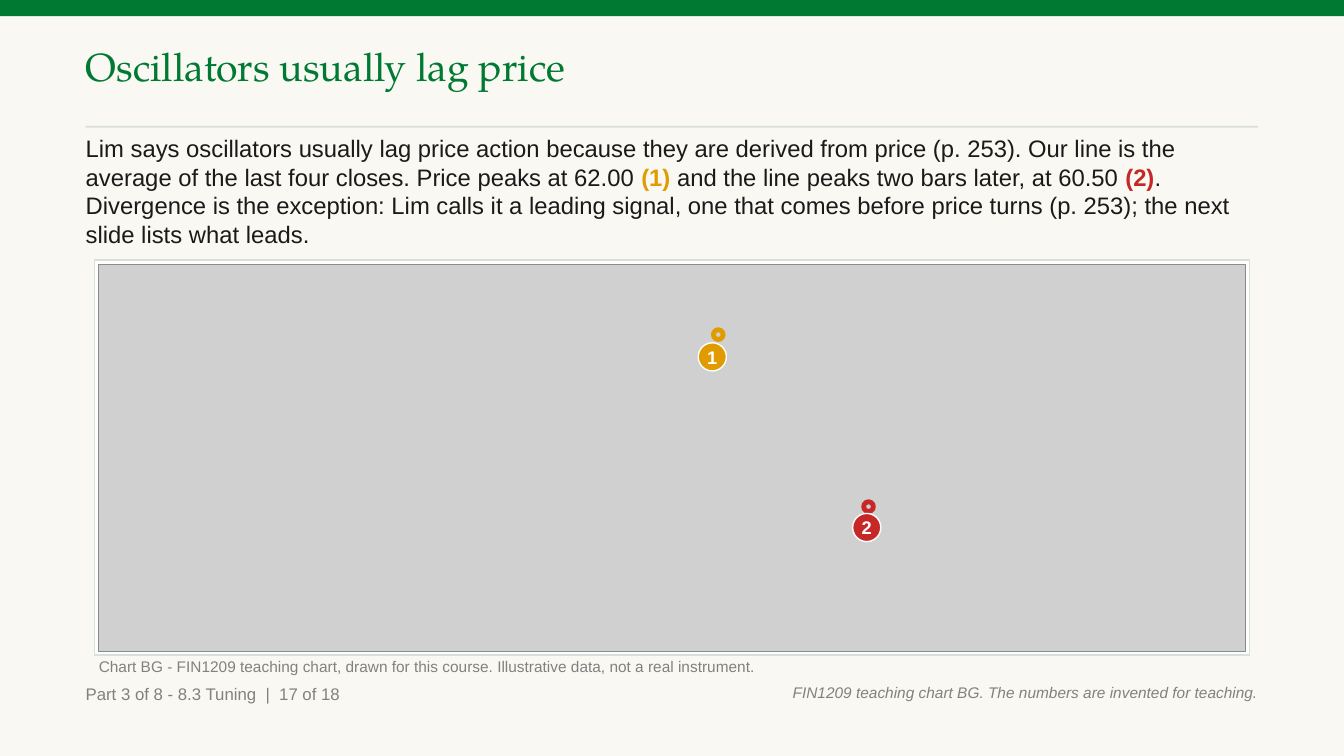
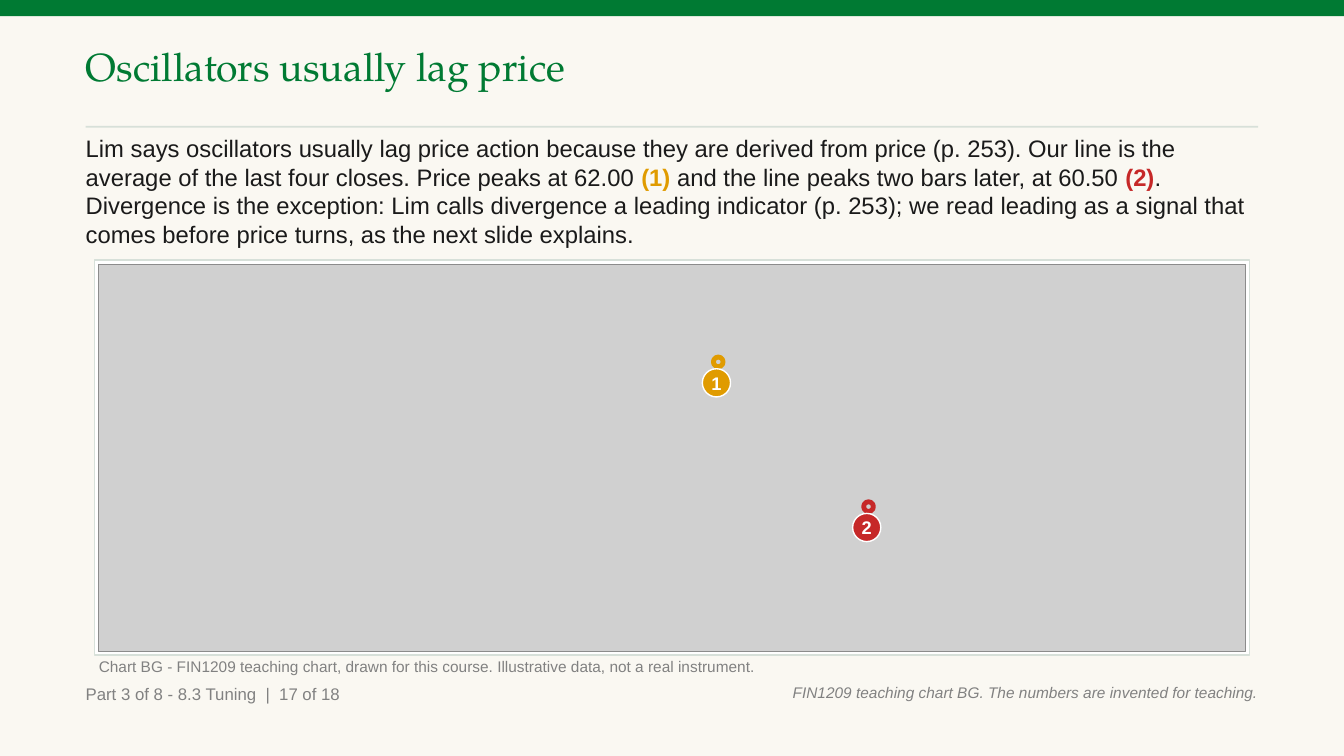
Before and after one commit to benjiesotelo-sudo/Telos_FIN1209, a slide deck: slide 161 of chapter-08/FIN1209-Chapter-08.pptx. Drawn at 1344x756 pixels with LibreOffice and Linux fonts; fonts in the diff are those of the drawing; grey boxes stand for pictures. Boxes give left, top, right and bottom in pixels: in the first picture for what was removed or moved away, otherwise in the second. Text is boxed around its words. In the diff, an @@ line names an element or a change of style, - is before the commit and + after.

Commit message:
Chapter 8 second class: apply strict read 2 (all three sections), pivot formula quoted as Lim's (pp. 397, 435), quiet-day chart, 138 slides

```diff
--- a/chapter-08/FIN1209-Chapter-08.pptx
+++ b/chapter-08/FIN1209-Chapter-08.pptx
@@ text at [86,139,1244,248]: text changed @@
-Lim says oscillators usually lag price action because they are derived from price (p. 253). Our line is the average of the last four closes. Price peaks at 62.00 (1) and the line peaks two bars later, at 60.50 (2). Divergence is the exception: Lim calls it a leading signal, one that comes before price turns (p. 253); the next slide lists what leads.
+Lim says oscillators usually lag price action because they are derived from price (p. 253). Our line is the average of the last four closes. Price peaks at 62.00 (1) and the line peaks two bars later, at 60.50 (2). Divergence is the exception: Lim calls divergence a leading indicator (p. 253); we read leading as a signal that comes before price turns, as the next slide explains.
@@ ellipse: place and size @@
-ellipse at [714,330,724,340]
+ellipse at [714,357,724,367]
@@ ellipse "1": place and size @@
-ellipse "1" at [699,343,727,371]
+ellipse "1" at [703,369,731,397]
```
Also in this commit, not shown: 48 other slides changed, 1 slide added, 7 other files.
